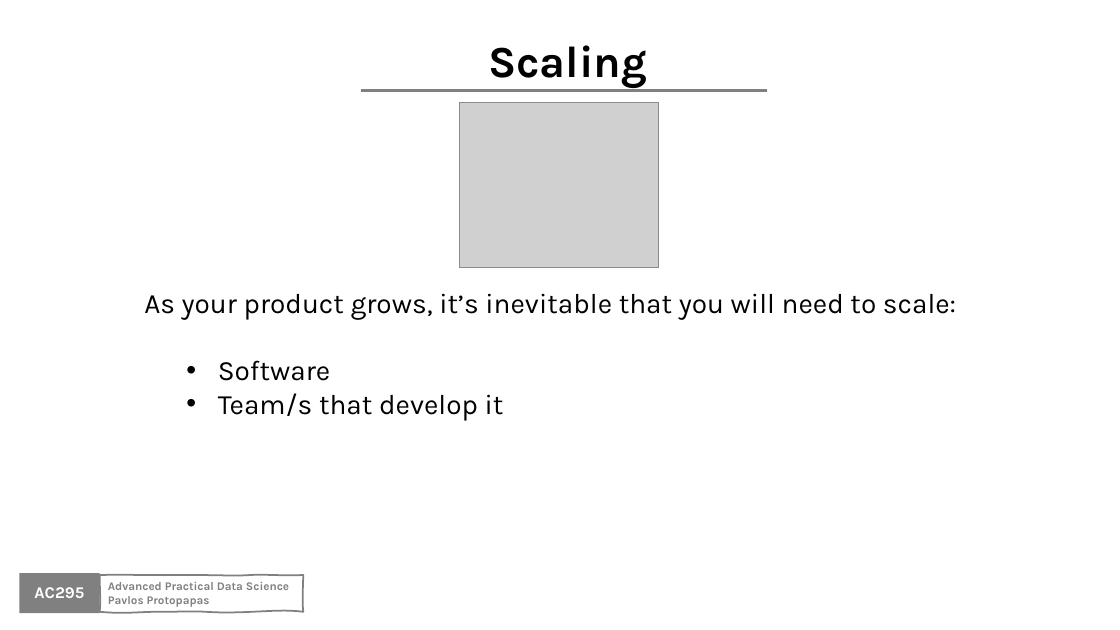
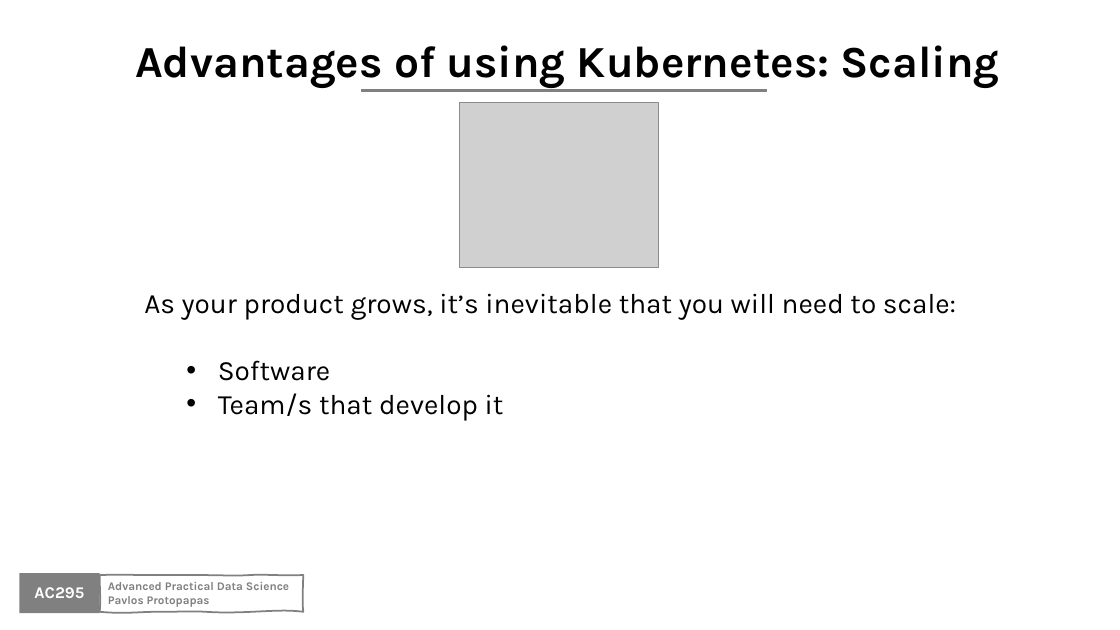
Before and after one commit to Harvard-IACS/2020F-AC295, a slide deck: slide 23 of content/lectures/lecture3/presentation/lecture3.pptx (slide 15 before the commit). Drawn at 1120x630 pixels with LibreOffice and Linux fonts; fonts in the diff are those of the drawing; grey boxes stand for pictures; background and template pictures are left out. Boxes give left, top, right and bottom in pixels: in the first picture for what was removed or moved away, otherwise in the second. Text is boxed around its words. In the diff, an @@ line names an element or a change of style, - is before the commit and + after.

```diff
--- a/content/lectures/lecture3/presentation/lecture3.pptx
+++ b/content/lectures/lecture3/presentation/lecture3.pptx
@@ text at (135,45,1000,88): text changed @@
-Scaling
+Advantages of using Kubernetes: Scaling
```
Also in this commit, not shown: 3 other slides changed, 9 slides added, 1 slide removed, 12 other files.
